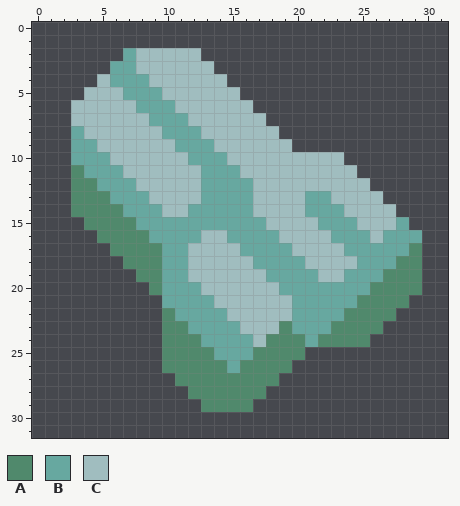
Two versions of one pixel-art sprite, sprites/items/super-alloy.png. The first picture shows the starting point.
The file is 32x32 pixels.
Palette (. is transparent): A #50896c  B #67a8a0  C #a0bdbf
Pixels before, first column x 3:
 2 ....BCCCCC.................
 3 ...BBCCCCCC................
 4 ..CBBBCCCCCC...............
 5 .CCCBBBCCCCCC..............
 6 CCCCCBBBCCCCCC.............
 7 CCCCCCBBBCCCCCC............
 8 BCCCCCCBBBCCCCCC...........
 9 BBCCCCCCBBBCCCCCC..........
10 BBBCCCCCCBBBCCCCCCCCC......
11 ABBBCCCCCCBBBCCCCCCCCC.....
12 AABBBCCCCCBBBBCCCCCCCCC....
13 AAABBBCCCCBBBBCCCCBBCCCC...
14 AAAABBBCCBBBBBCCCCBBBCCCC..
15 .AAAABBBBBBBBBBCCCCBBBCCCB.
16 ..AAAABBBBCCBBBBCCCCBBBCBBB
17 ...AAAABBCCCCBBBBCCCCBBBBBA
18 ....AAABBCCCCCBBBBCCCCBBBAA
19 .....AABBCCCCCCBBBBCCBBBAAA
20 ......ABBBCCCCCCBBBBBBBAAAA
21 .......BBBBCCCCCCBBBBBAAAA.
22 .......ABBBBCCCCCBBBBAAAA..
23 .......AABBBBCCCABBBAAAA...
24 .......AAABBBBCAAABAAAA....
25 .......AAAABBBAAAA.........
26 .......AAAAABAAAA..........
27 ........AAAAAAAA...........
28 .........AAAAAA............
29 ..........AAAA.............
The result:
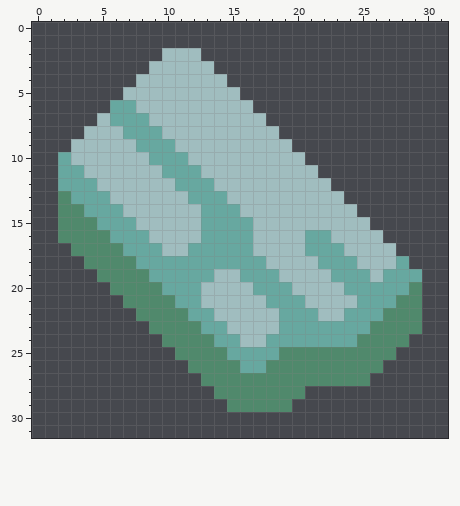
Edits made:
Changed rows in their new state; - is an unchanged pixel.
first column x 2:
 2 -----...--------------------
 3 ----...---------------------
 4 ---...C---------------------
 5 --...CCC--------------------
 6 -...BBCCC-------------------
 7 -..-BBBCCC------------------
 8 -.---BBBCCC-----------------
 9 -CC---BBBCCC----------------
10 BCCC---BBBCCC------...------
11 BBCCC---BBBCCC------...-----
12 BBBCCC---BB-CCC------...----
13 ABBBCCC---B--CC----CC-...---
14 A-BBBCCC--C---C----CCC-...--
15 AA-BBBCCCCC----C----CCC-...-
16 AAA-BBBCCCCBB--CC--BBCCC-...
17 -AAA-BBBCCBBBB-CCC-BBBCCCC..
18 --AAA-BB--BBBBB-CCC-BBBCCCB.
19 ---AAA-B--BB--BB-CCC-B--CBBB
20 ----AAA--------BB-CCCC--BBB-
21 -----AAAA--C----BB-CCCCBBB-A
22 ------AA-A--C----B--CCBBB-AA
23 -------A--A--C---B---BBB-AAA
24 -----------A--C-BBB-BBB-AAA-
25 --------.---A--BB--AAAAAAA--
26 --------..---ABB--AAAAAAA---
27 ---------..------AAAAAAA----
28 ----------..----AAA---------
29 -----------..--AAA----------
Pixel boxes of the changes (left, top, right, bottom) in both pictures:
changed: (58, 48, 422, 412)
